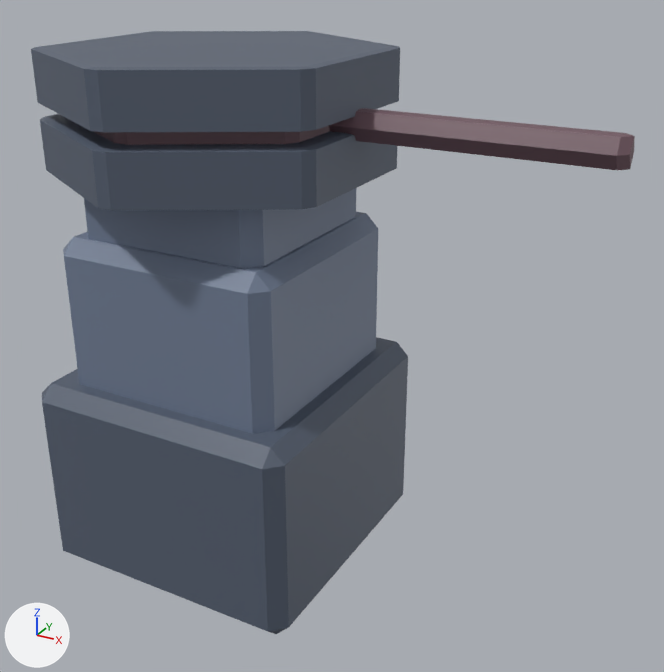
A saved change to the FBX model Assets/Models/Towers/Tower1.fbx.
Rendered twice from a 50 mm camera at (3.57, -4.98, 4.31) aimed at (0.81, 0.04, 1.8). Lighting does not change. The marker at lower left points along +X, +Y and +Z. The picture after the commit comes second.
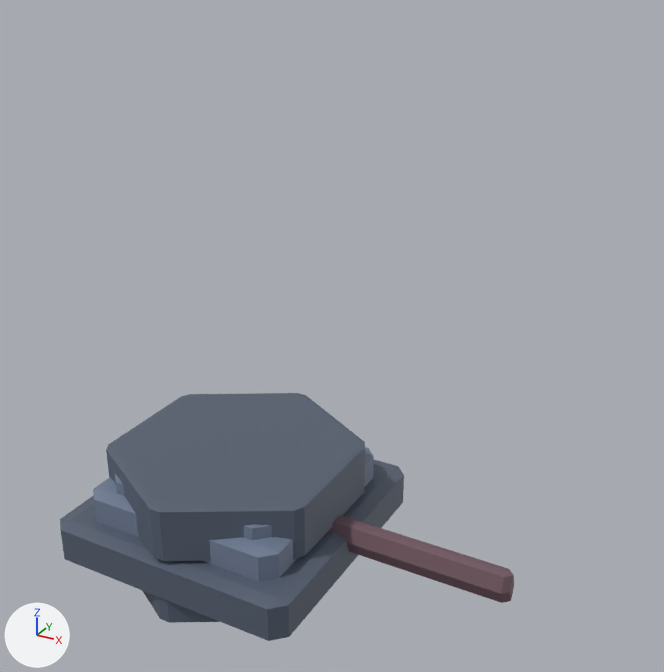
Changed parts and their boxes [x1, y1, x2, y2] in the pictures (664 x 672 px):
'Cube', rescaled (56% shorter): before [42, 188, 408, 634]; after [60, 447, 404, 641]
'Cylinder', moved, rescaled (32% narrower, 28% taller): before [31, 31, 635, 211]; after [106, 393, 514, 623]

Patch to the scene script:
```diff
--- a/Assets/Models/Towers/Tower1.fbx.py
+++ b/Assets/Models/Towers/Tower1.fbx.py
@@ ob_cylinder @@
 ob_cylinder = bpy.data.objects.new('Cylinder', me_cylinder_001)
-ob_cylinder.location = (0.0, 0.0, 3.04)
+ob_cylinder.location = (0.0, 0.003, 0.0)
 ob_cylinder.rotation_euler = (1.571, 0.0, 0.0)  # degrees (90, 0, 0)
-ob_cylinder.scale = (0.0119, 0.00173, 0.0119)
+ob_cylinder.scale = (0.01, 0.00211, 0.01)
@@ ob_cube @@
 ob_cube.rotation_euler = (1.571, 0.0, 0.0)  # degrees (90, 0, 0)
-ob_cube.scale = (0.01, 0.01, 0.01)
+ob_cube.scale = (0.01, 0.00211, 0.01)
```
